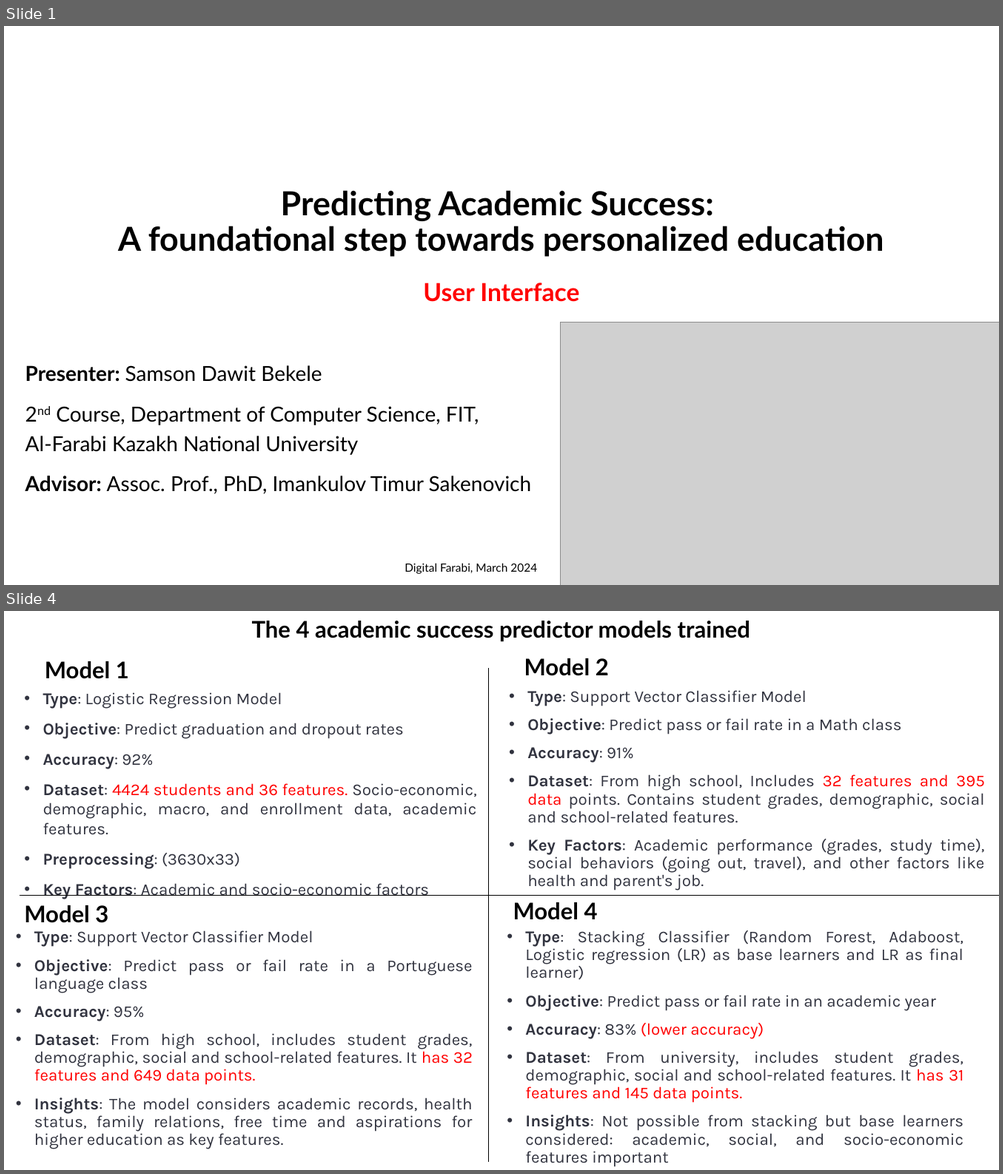
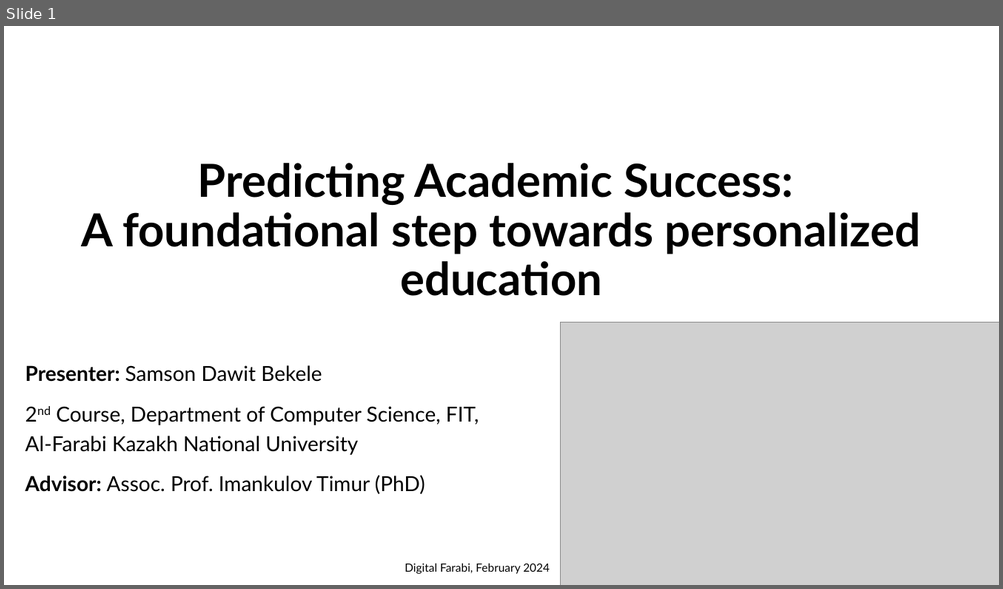
Before and after one commit to samsondawit/student-success, a slide deck: GUI/Concept presentation.pptx. Shown one above the other, each under a label of ours: slides 1 and 4 before the commit, slide 1 after it; the slides between them are not shown. The pictures are 1003x1174 and 1003x589 pixels, drawn with LibreOffice and Linux fonts; fonts in the diff are those of the drawing; grey boxes stand for pictures. Boxes give left, top, right and bottom in pixels: in the first picture for what was removed or moved away, otherwise in the second. Text is boxed around its words. In the diff, an @@ line names an element or a change of style, - is before the commit and + after.

```diff
--- a/GUI/Concept presentation.pptx
+++ b/GUI/Concept presentation.pptx
@@ slide 4 removed at (x1=4, y1=611, x2=999, y2=1170), background #FFFFFF @@
@@ text removed at (x1=252, y1=621, x2=750, y2=642) @@
-The 4 academic success predictor models trained
@@ text removed at (x1=45, y1=661, x2=129, y2=679) @@
-Model 1
@@ line removed from (489, 669) to (489, 1162) @@
@@ text removed at (x1=524, y1=658, x2=609, y2=676) @@
-Model 2
@@ text removed at (x1=43, y1=692, x2=476, y2=900) @@
-• Type: Logistic Regression Model
-• Objective: Predict graduation and dropout rates
-• Accuracy: 92%
-• Dataset: 4424 students and 36 features. Socio-economic, demographic, macro, and enrollment data, academic features.
-• Preprocessing: (3630x33)
-• Key Factors: Academic and socio-economic factors
@@ text removed at (x1=527, y1=690, x2=984, y2=891) @@
-• Type: Support Vector Classifier Model
-• Objective: Predict pass or fail rate in a Math class
-• Accuracy: 91%
-• Dataset: From high school, Includes 32 features and 395 data points. Contains student grades, demographic, social and school-related features.
-• Key Factors: Academic performance (grades, study time), social behaviors (going out, travel), and other factors like health and parent's job.
@@ line removed from (19, 895) to (999, 895) @@
@@ text removed at (x1=24, y1=906, x2=108, y2=923) @@
-Model 3
@@ text removed at (x1=513, y1=903, x2=597, y2=920) @@
-Model 4
@@ text removed at (x1=34, y1=931, x2=472, y2=1150) @@
-• Type: Support Vector Classifier Model
-• Objective: Predict pass or fail rate in a Portuguese language class
-• Accuracy: 95%
-• Dataset: From high school, includes student grades, demographic, social and school-related features. It has 32 features and 649 data points.
-• Insights: The model considers academic records, health status, family relations, free time and aspirations for higher education as key features.
@@ text removed at (x1=525, y1=931, x2=964, y2=1167) @@
-• Type: Stacking Classifier (Random Forest, Adaboost, Logistic regression (LR) as base learners and LR as final learner)
-• Objective: Predict pass or fail rate in an academic year
-• Accuracy: 83% (lower accuracy)
-• Dataset: From university, includes student grades, demographic, social and school-related features. It has 31 features and 145 data points.
-• Insights: Not possible from stacking but base learners considered: academic, social, and socio-economic features important
@@ slide 1 changed as well @@
@@ title "Predicting Academic Success: A foundational ..." moved from (x1=118, y1=190, x2=883, y2=257) to (x1=81, y1=163, x2=921, y2=296) @@
@@ title "Predicting Academic Success: A foundational ..." at (x1=81, y1=163, x2=921, y2=296): size 32 to 44 pt @@
@@ text removed at (x1=423, y1=283, x2=579, y2=302) @@
-User Interface
@@ subtitle at (x1=25, y1=475, x2=425, y2=494): text changed @@
-Advisor: Assoc. Prof., PhD, Imankulov Timur Sakenovich
+Advisor: Assoc. Prof. Imankulov Timur (PhD)
@@ text at (x1=404, y1=563, x2=549, y2=574): text changed @@
-Digital Farabi, March 2024
+Digital Farabi, February 2024
```
Also in this commit, not shown: 2 other slides changed, 4 slides added, 4 other slides removed.
